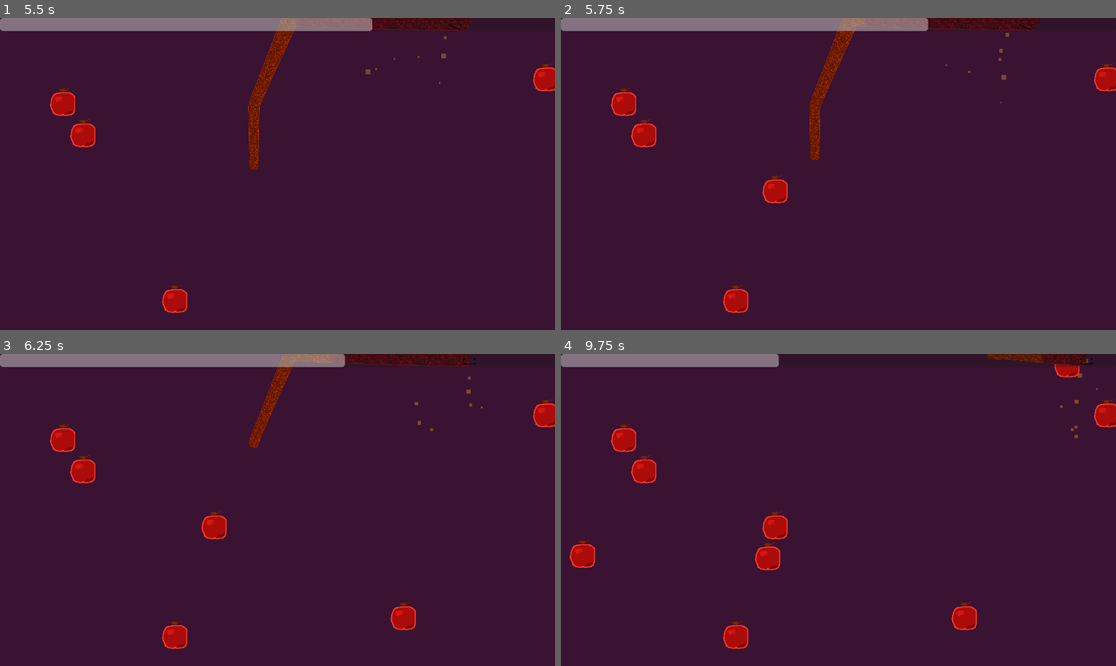
Above: before the commit, frames 1-4 (two rows, left to right).
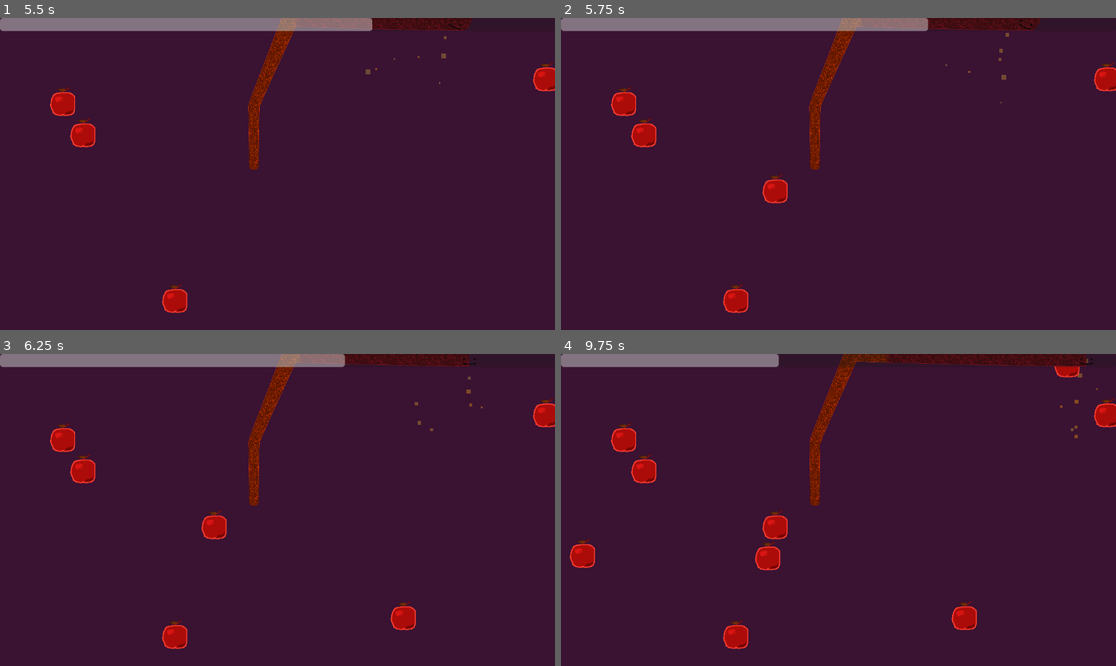
Above: after the commit, the same moments.

Repository: tylercchase/gmtk-2025
Game: Godot game, scene res://src/menus/main/main_menu.tscn
Same seed, same stepped clock (60 frames per second), same inputs: the game is played once before the commit and once after it.
Inputs (mouse positions are in pixels of both pictures, inside the frame that each line leads up to):
- Up to frame 1 (5.5 s): click "Start" at 0.5 s; move the mouse to (399, 158) at 1.27 s; hold D (move_right) 1.28-2 s; click (399, 158) at 1.35 s; drag from (166, 189) to (277, 42) at 2.02 s; move the mouse to (333, 105) at 2.77 s; hold D (move_right) 2.78-3.5 s; tap Mouse wheel up (scroll_up) at 2.85 s; drag from (249, 236) to (543, 77) at 3.52 s; move the mouse to (444, 220) at 4.27 s; hold A (move_left) 4.28-5 s; tap Mouse wheel down (scroll_down) at 4.35 s; drag from (111, 127) to (177, 298) at 5.02 s
- Up to frame 2 (5.75 s): no input
- Up to frame 3 (6.25 s): move the mouse to (305, 510) at 5.77 s; hold A (move_left) from 5.78 s (still down); click (305, 510) at 5.85 s
- Up to frame 4 (9.75 s): release A (move_left) at 6.5 s; drag from (755, 432) to (738, 634) at 6.52 s; move the mouse to (960, 494) at 7.27 s; hold D (move_right) 7.28-8 s; tap Mouse wheel up (scroll_up) at 7.35 s; drag from (727, 525) to (622, 438) at 8.02 s; move the mouse to (894, 441) at 8.77 s; hold A (move_left) 8.78-9.5 s; tap Mouse wheel down (scroll_down) at 8.85 s; drag from (810, 572) to (966, 616) at 9.52 s

Frame 1 is identical in both runs. In frame 2, 0.7% of the frame differs, in the area x 44-87%, y 0-49%; in frame 3, 0.8%; in frame 4, 2.1%, in the area x 44-95%, y 0-49%.
Error after the commit: Invalid call. Nonexistent function 'get_modifers' in base 'Node (state.gd)'. (res://src/segments/segment_manager.gd:28)

Commit message:
fix: add worm length upgrade functionality

Diff:
--- a/src/segments/segment_manager.gd
+++ b/src/segments/segment_manager.gd
@@ -25,7 +25,7 @@
 # Used to create a new player node in global position after the timer runs out each time.
 func _on_timer_timeout():
 	trail_line.add_point(player_node.global_position)
-	if len(trail_line.points) > number_of_segments:
+	if len(trail_line.points) > State.get_modifers("worm-length", number_of_segments):
 		trail_line.remove_point(0)
 	if len(trail_line.points) > 0:
 		check_closed_loops()
